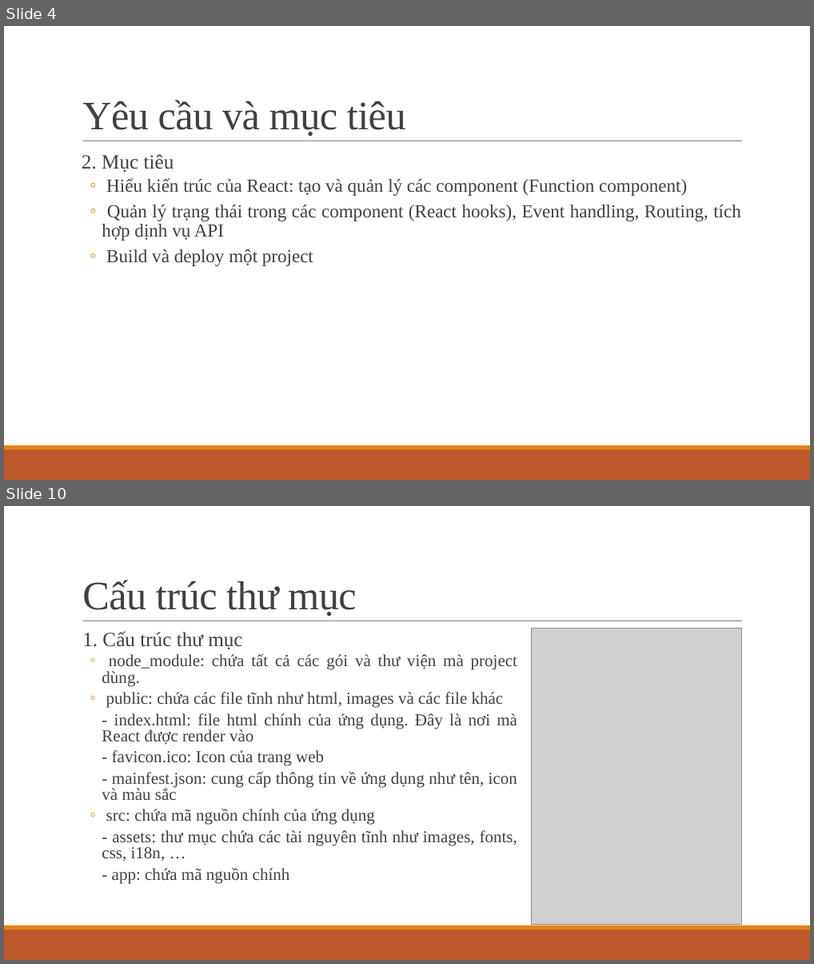
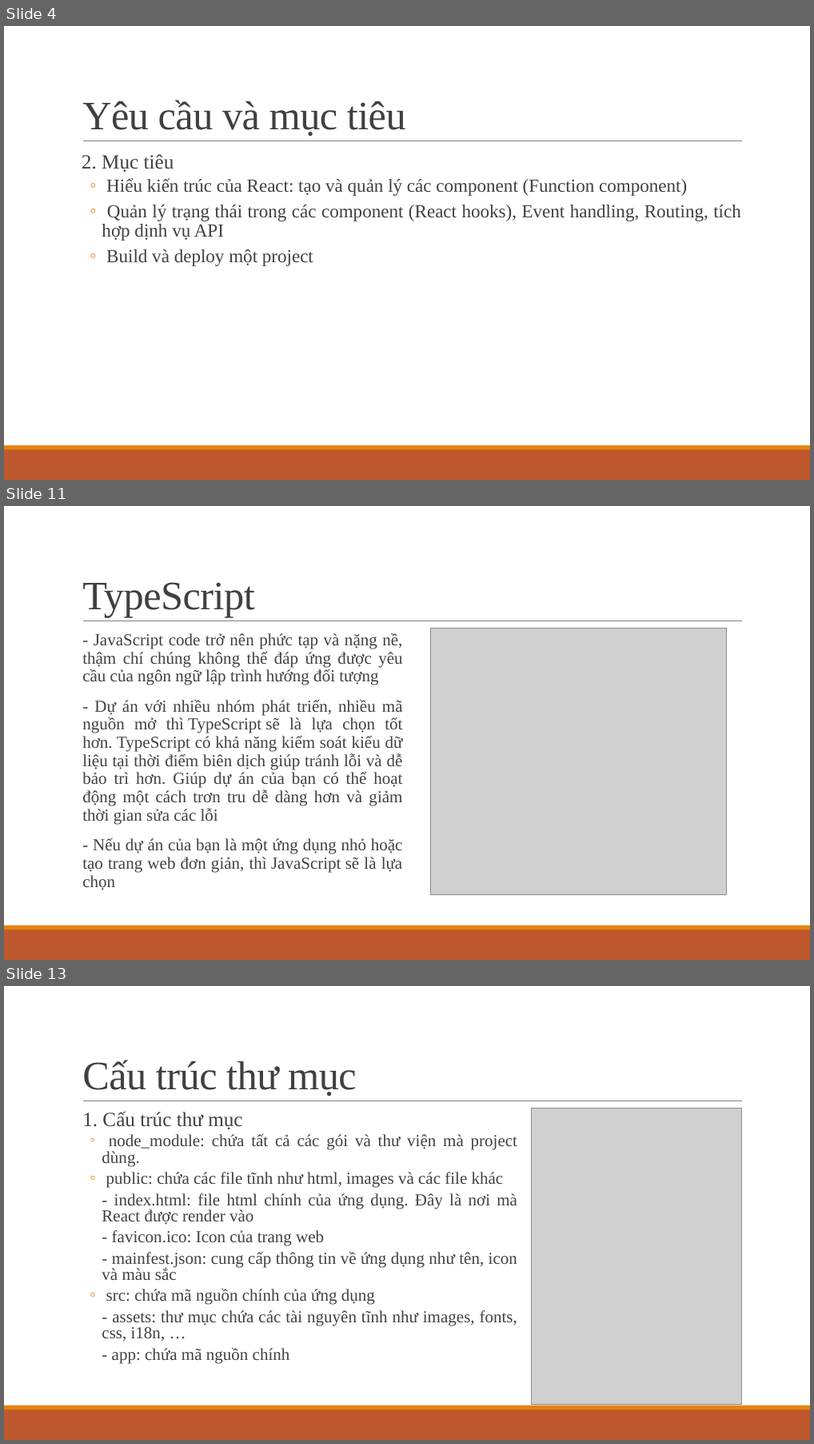
Before and after one commit to ddinhftieens/tranning-react, a slide deck: react_ts.pptx. Shown one above the other, each under a label of ours: slides 4 and 10 before the commit, slides 4, 11 and 13 after it; the slides between them are not shown. The pictures are 814x964 and 814x1444 pixels, drawn with LibreOffice and Linux fonts; fonts in the diff are those of the drawing; grey boxes stand for pictures. Boxes give left, top, right and bottom in pixels: in the first picture for what was removed or moved away, otherwise in the second. Text is boxed around its words. In the diff, an @@ line names an element or a change of style, - is before the commit and + after.

```diff
--- a/react_ts.pptx
+++ b/react_ts.pptx
@@ slide 11 added at box(4, 506, 810, 960), background #FFFFFF; not listed: 3 template elements that a slide beside it also shows @@
@@ title added at box(82, 582, 254, 618), 48 pt, text #404040 @@
+TypeScript
@@ text added at box(82, 632, 403, 890), 20 pt, text #404040 @@
+  - JavaScript code trở nên phức tạp và nặng nề, thậm chí chúng không thể đáp ứng được yêu cầu của ngôn ngữ lập trình hướng đối tượng
+  - Dự án với nhiều nhóm phát triển, nhiều mã nguồn mở thì TypeScript sẽ là lựa chọn tốt hơn. TypeScript có khả năng kiểm soát kiểu dữ liệu tại thời điểm biên dịch giúp tránh lỗi và dễ bảo trì hơn. Giúp dự án của bạn có thể hoạt động một cách trơn tru dễ dàng hơn và giảm thời gian sửa các lỗi
+  - Nếu dự án của bạn là một ứng dụng nhỏ hoặc tạo trang web đơn giản, thì JavaScript sẽ là lựa chọn
@@ picture added at box(430, 628, 727, 894) @@
@@ what was slide 10 is now slide 13 @@
```
Also in this commit, not shown: 5 slides changed, 2 other slides added.
